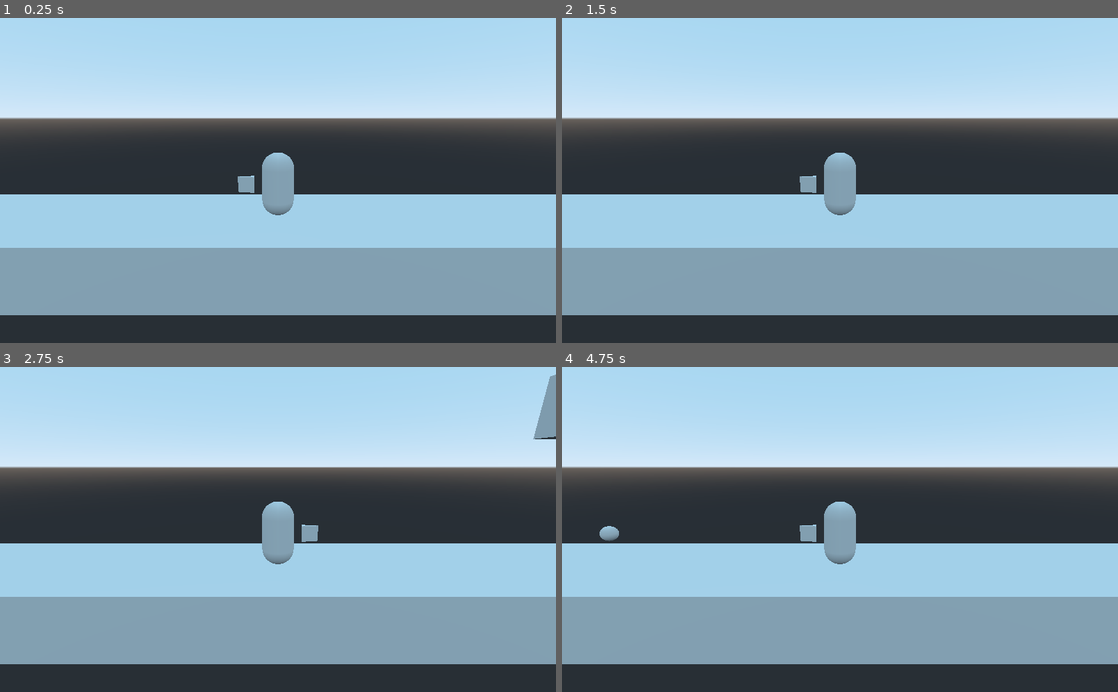
Above: before the commit, frames 1-4 (two rows, left to right).
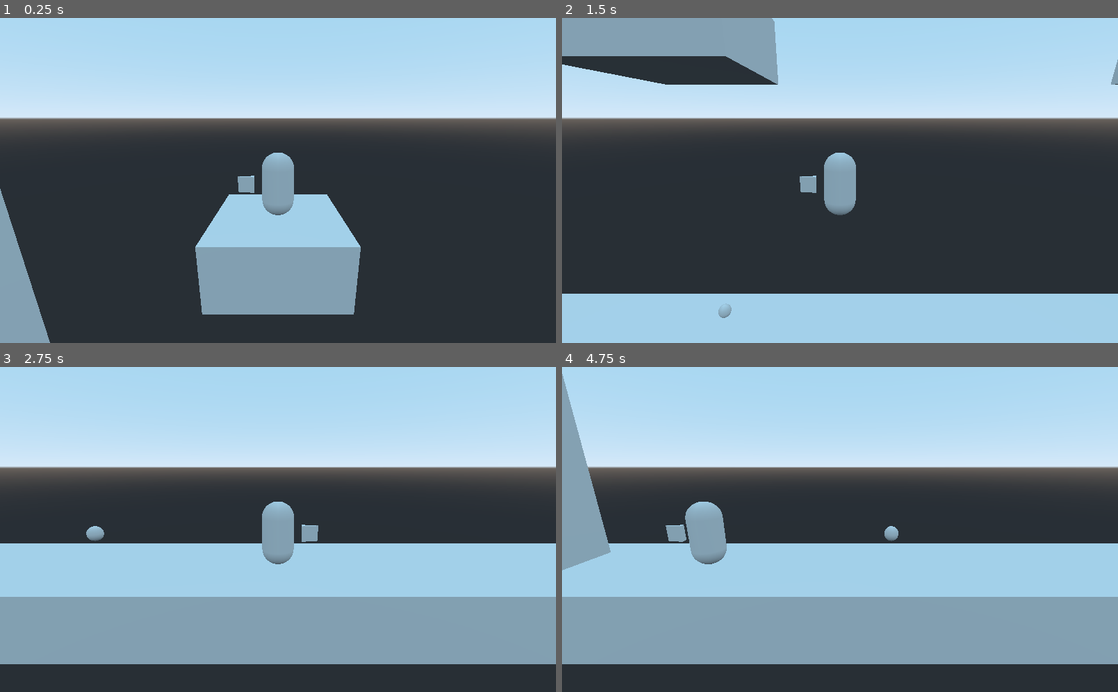
Above: after the commit, the same moments.

Repository: matgib38/Devoid
Game: Godot game, scene res://Test Level.tscn
Same seed, same stepped clock (60 frames per second), same inputs: the game is played once before the commit and once after it.
Inputs:
- Up to frame 1 (0.25 s): no input
- Up to frame 2 (1.5 s): tap Enter at 0.5 s; hold Right (ui_right) 0.53-1.28 s; hold Left (ui_left) from 1.28 s (still down)
- Up to frame 3 (2.75 s): release Left (ui_left) at 2.03 s; hold Right (ui_right) from 2.03 s (still down)
- Up to frame 4 (4.75 s): release Right (ui_right) at 2.78 s; hold Up (ui_up) 2.78-3.53 s; hold Left (ui_left) from 3.53 s (still down)

The runs differ from the first frame. In frame 1, 27% of the frame differs, in the area x 0-100%, y 52-100%; in frame 2, 53%, in the area x 0-100%, y 0-100%; in frame 3, 0.6%; in frame 4, 5.3%.

Commit message:
Added full double jump with timer. added death area, need to stop from resetting whole scene to repawning player

Diff:
--- /dev/null
+++ b/DoubleJump.gd
@@ -0,0 +1,7 @@
+extends Spatial
+
+onready var double_check = get_parent().get_node("Player")
+
+func _on_Area_body_entered(body):
+	if body.name == "Player":
+		double_check.double_jump = true
--- /dev/null
+++ b/DoubleJump.tscn
@@ -0,0 +1,22 @@
+[gd_scene load_steps=4 format=2]
+
+[ext_resource path="res://DoubleJump.gd" type="Script" id=1]
+
+[sub_resource type="CylinderMesh" id=1]
+
+[sub_resource type="CylinderShape" id=2]
+
+[node name="DoubleJump" type="Spatial"]
+transform = Transform( 0.3, 0, 0, 0, 0.3, 0, 0, 0, 0.3, 0, 0, 0 )
+script = ExtResource( 1 )
+
+[node name="MeshInstance" type="MeshInstance" parent="."]
+mesh = SubResource( 1 )
+material/0 = null
+
+[node name="Area" type="Area" parent="."]
+
+[node name="CollisionShape" type="CollisionShape" parent="Area"]
+shape = SubResource( 2 )
+
+[connection signal="body_entered" from="Area" to="." method="_on_Area_body_entered"]
--- a/Movement.gd
+++ b/Movement.gd
@@ -5,6 +5,8 @@
 var jump = 20
 var wall_jump = false
 var can_wall_jump = false
+var double_jump = false
+var can_double_jump = false
 
 export var max_speed = 10
 export var friction = 10
@@ -52,8 +54,9 @@
 
 	if is_on_floor():
 		can_wall_jump = true
+		can_double_jump = true
 
-	if Input.is_action_just_pressed("ui_up") and is_on_floor() : #Codes for basic jump
+	if Input.is_action_just_pressed("ui_up") and is_on_floor(): #Codes for basic jump
 		move_vector.y = jump
 
 	if Input.is_action_just_pressed("ui_up") and is_on_wall() and wall_jump == true and can_wall_jump: #Codes for wall jump
@@ -61,8 +64,15 @@
 		can_wall_jump = false
 		$WallJumpTimer.start()
 
+	if Input.is_action_just_pressed("ui_up") and not is_on_floor() and double_jump == true and can_double_jump:
+		move_vector.y = jump
+		can_double_jump = false
+		$DoubleJumpTimer.start()
+
 	move_vector = move_and_slide(move_vector, Vector3.UP)
-
 
 func _on_WallJumpTimer_timeout():
 	can_wall_jump = true
+
+func _on_DoubleJumpTimer_timeout():
+	can_double_jump = true
--- a/Player.tscn
+++ b/Player.tscn
@@ -35,4 +35,9 @@
 wait_time = 1.5
 one_shot = true
 
+[node name="DoubleJumpTimer" type="Timer" parent="."]
+wait_time = 1.5
+one_shot = true
+
 [connection signal="timeout" from="WallJumpTimer" to="." method="_on_WallJumpTimer_timeout"]
+[connection signal="timeout" from="DoubleJumpTimer" to="." method="_on_DoubleJumpTimer_timeout"]
--- /dev/null
+++ b/Spikes.gd
@@ -0,0 +1,5 @@
+extends Spatial
+
+func _on_Area_body_entered(body):
+	if body.name == "Player":
+		get_tree().reload_current_scene()
--- a/Spikes.tscn
+++ b/Spikes.tscn
@@ -1,4 +1,6 @@
-[gd_scene load_steps=4 format=2]
+[gd_scene load_steps=5 format=2]
+
+[ext_resource path="res://Spikes.gd" type="Script" id=1]
 
 [sub_resource type="BoxShape" id=1]
 extents = Vector3( 5, 0.0180557, 1 )
@@ -9,6 +11,8 @@
 extents = Vector3( 5, 1, 1 )
 
 [node name="Spikes" type="Spatial"]
+transform = Transform( 1, 0, 0, 0, 1, 0, 0, 0, 2, 0, 0, 0 )
+script = ExtResource( 1 )
 
 [node name="Area" type="Area" parent="."]
 
@@ -25,3 +29,5 @@
 
 [node name="CollisionShape" type="CollisionShape" parent="Spike"]
 shape = SubResource( 3 )
+
+[connection signal="body_entered" from="Area" to="." method="_on_Area_body_entered"]
--- a/Test Level.tscn
+++ b/Test Level.tscn
@@ -1,10 +1,12 @@
-[gd_scene load_steps=8 format=2]
+[gd_scene load_steps=10 format=2]
 
 [ext_resource path="res://Player.tscn" type="PackedScene" id=1]
 [ext_resource path="res://Camera.gd" type="Script" id=2]
 [ext_resource path="res://CameraStopper.tscn" type="PackedScene" id=3]
 [ext_resource path="res://BasicPlatform.tscn" type="PackedScene" id=4]
 [ext_resource path="res://WallJump.tscn" type="PackedScene" id=5]
+[ext_resource path="res://Spikes.tscn" type="PackedScene" id=6]
+[ext_resource path="res://DoubleJump.tscn" type="PackedScene" id=7]
 
 [sub_resource type="CubeMesh" id=1]
 size = Vector3( 10, 2, 10 )
@@ -15,6 +17,7 @@
 [node name="Test Level" type="Spatial"]
 
 [node name="Player" parent="." instance=ExtResource( 1 )]
+transform = Transform( 1, 0, 0, 0, 1, 0, 0, 0, 1, 0, 11, -13 )
 
 [node name="Floor" type="StaticBody" parent="."]
 transform = Transform( -0.081, 0, 0, 0, 1, 0, 0, 0, 1, 0, -1, 0 )
@@ -27,26 +30,18 @@
 [node name="CollisionShape" type="CollisionShape" parent="Floor"]
 shape = SubResource( 2 )
 
-[node name="Roof" type="StaticBody" parent="."]
-transform = Transform( -0.081, 0, 0, 0, 1, 0, 0, 0, 1, 0, 40, 0 )
-
-[node name="MeshInstance" type="MeshInstance" parent="Roof"]
-transform = Transform( 5, 0, 0, 0, 1, 0, 0, 0, 5, 0, 0, 0 )
-mesh = SubResource( 1 )
-material/0 = null
-
-[node name="CollisionShape" type="CollisionShape" parent="Roof"]
-shape = SubResource( 2 )
-
 [node name="Camera" type="Camera" parent="."]
 transform = Transform( -4.2222e-08, 0.258819, -0.965926, 1.13133e-08, 0.965926, 0.258819, 1, 4.61853e-14, -4.37114e-08, -7, 4, 0 )
 script = ExtResource( 2 )
 
 [node name="CameraStopper3" parent="." instance=ExtResource( 3 )]
-transform = Transform( 1.19209e-07, 0, 1, 0, 2.5, 0, -1, 0, 1.19209e-07, 0, 0, 22 )
+transform = Transform( -2.23517e-07, 0, -1, 0, 2.5, 0, 1, 0, -2.23517e-07, 0, 0, -22 )
 
 [node name="BasicPlatform" parent="." instance=ExtResource( 4 )]
 transform = Transform( 1, 0, 0, 0, 1, 0, 0, 0, 1, 0, 5, 17 )
+
+[node name="BasicPlatform4" parent="." instance=ExtResource( 4 )]
+transform = Transform( 1, 0, 0, 0, 1, 0, 0, 0, 1, 0, 5, 37 )
 
 [node name="BasicPlatform2" parent="." instance=ExtResource( 4 )]
 transform = Transform( 1, 0, 0, 0, 1, 0, 0, 0, 1, 0, 10, 3 )
@@ -56,3 +51,9 @@
 
 [node name="WallJump" parent="." instance=ExtResource( 5 )]
 transform = Transform( 0.22464, 0, 0, 0, 0.23328, 0, 0, 0, 0.216, 0, 1, -13 )
+
+[node name="Spikes2" parent="." instance=ExtResource( 6 )]
+transform = Transform( -4.37114e-08, 0, -2, 0, 1, 0, 7.1, 0, -6.20702e-07, 0, -2, 60 )
+
+[node name="DoubleJump" parent="." instance=ExtResource( 7 )]
+transform = Transform( 0.3, 0, 0, 0, 0.3, 0, 0, 0, 0.3, 0, 1, 9 )
